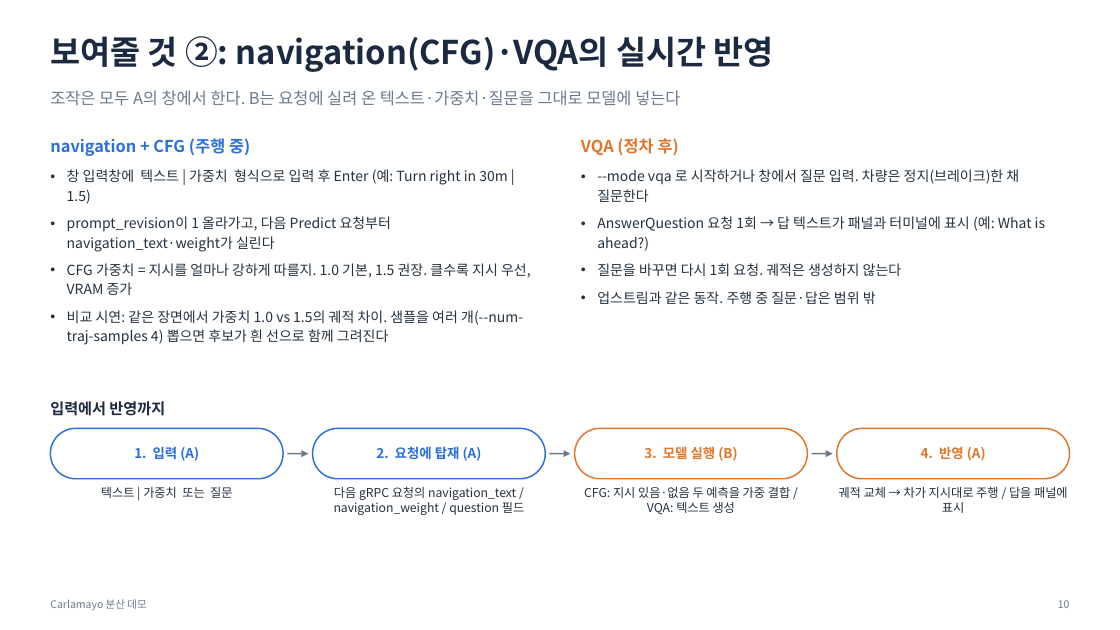
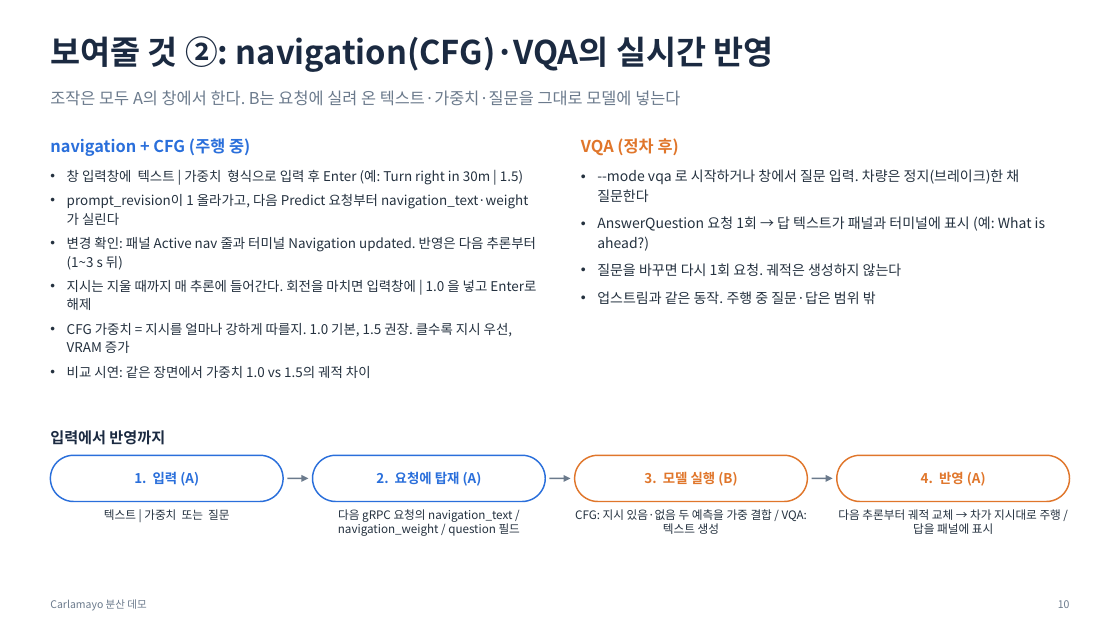
Before and after one commit to JwonMoon/carlamayo-my-distributed, a slide deck: slide 10 of docs/distributed/demo-overview.pptx. Drawn at 1120x630 pixels with LibreOffice and Linux fonts; fonts in the diff are those of the drawing. Boxes give left, top, right and bottom in pixels: in the first picture for what was removed or moved away, otherwise in the second. Text is boxed around its words. In the diff, an @@ line names an element or a change of style, - is before the commit and + after.

```diff
--- a/docs/distributed/demo-overview.pptx
+++ b/docs/distributed/demo-overview.pptx
@@ text at (x1=67, y1=169, x2=528, y2=353): size 12 to 11.5 pt in "창 입력창에 텍스트 | 가중치 형식으로 입력 ...", "prompt_revision이 1 올라가고, 다음 Predict 요청부터 navigation_text·wei ...", "CFG 가중치 = 지시를 얼마나 강하게 따를지. ..."; less space between paragraphs @@
@@ text at (x1=67, y1=237, x2=536, y2=310): paragraphs added @@
+• 변경 확인: 패널 Active nav 줄과 터미널 Navigation updated. 반영은 다음 추론부터(1~3 s 뒤)
+• 지시는 지울 때까지 매 추론에 들어간다. 회전을 마치면 입력창에 | 1.0 을 넣고 Enter로 해제
@@ text at (x1=67, y1=366, x2=371, y2=378): text changed; size 12 to 11.5 pt @@
-• 비교 시연: 같은 장면에서 가중치 1.0 vs 1.5의 궤적 차이. 샘플을 여러 개(--num-traj-samples 4) 뽑으면 후보가 흰 선으로 함께 그려진다
+• 비교 시연: 같은 장면에서 가중치 1.0 vs 1.5의 궤적 차이
@@ text "입력에서 반영까지" moved from (x1=50, y1=401, x2=165, y2=416) to (x1=50, y1=430, x2=165, y2=445) @@
@@ 4 texts, 4 rounded rectangles, 3 arrows moved together from (x1=50, y1=429, x2=1070, y2=479) to (x1=50, y1=455, x2=1070, y2=502) @@
@@ proportions changed in 4 elements at (x1=50, y1=455, x2=283, y2=502), (x1=313, y1=455, x2=545, y2=502), (x1=575, y1=455, x2=807, y2=502), (x1=837, y1=455, x2=1070, y2=502) @@
@@ text "텍스트 | 가중치 또는 질문" moved from (x1=101, y1=487, x2=232, y2=498) to (x1=104, y1=509, x2=229, y2=520) @@
@@ text "다음 gRPC 요청의 navigation_text / ..." moved from (x1=334, y1=487, x2=524, y2=515) to (x1=338, y1=509, x2=520, y2=536) @@
@@ size 10.5 to 10 pt in 3 elements at (x1=104, y1=509, x2=229, y2=520), (x1=338, y1=509, x2=520, y2=536), (x1=575, y1=509, x2=807, y2=534) @@
@@ text "CFG: 지시 있음·없음 두 예측을 ..." moved from (x1=584, y1=487, x2=791, y2=514) to (x1=575, y1=509, x2=807, y2=534) @@
@@ text at (x1=838, y1=509, x2=1061, y2=534): text changed; size 10.5 to 10 pt @@
-궤적 교체 → 차가 지시대로 주행 / 답을 패널에 표시
+다음 추론부터 궤적 교체 → 차가 지시대로 주행 / 답을 패널에 표시
```
Also in this commit, not shown: 4 other slides changed, 2 other files.
